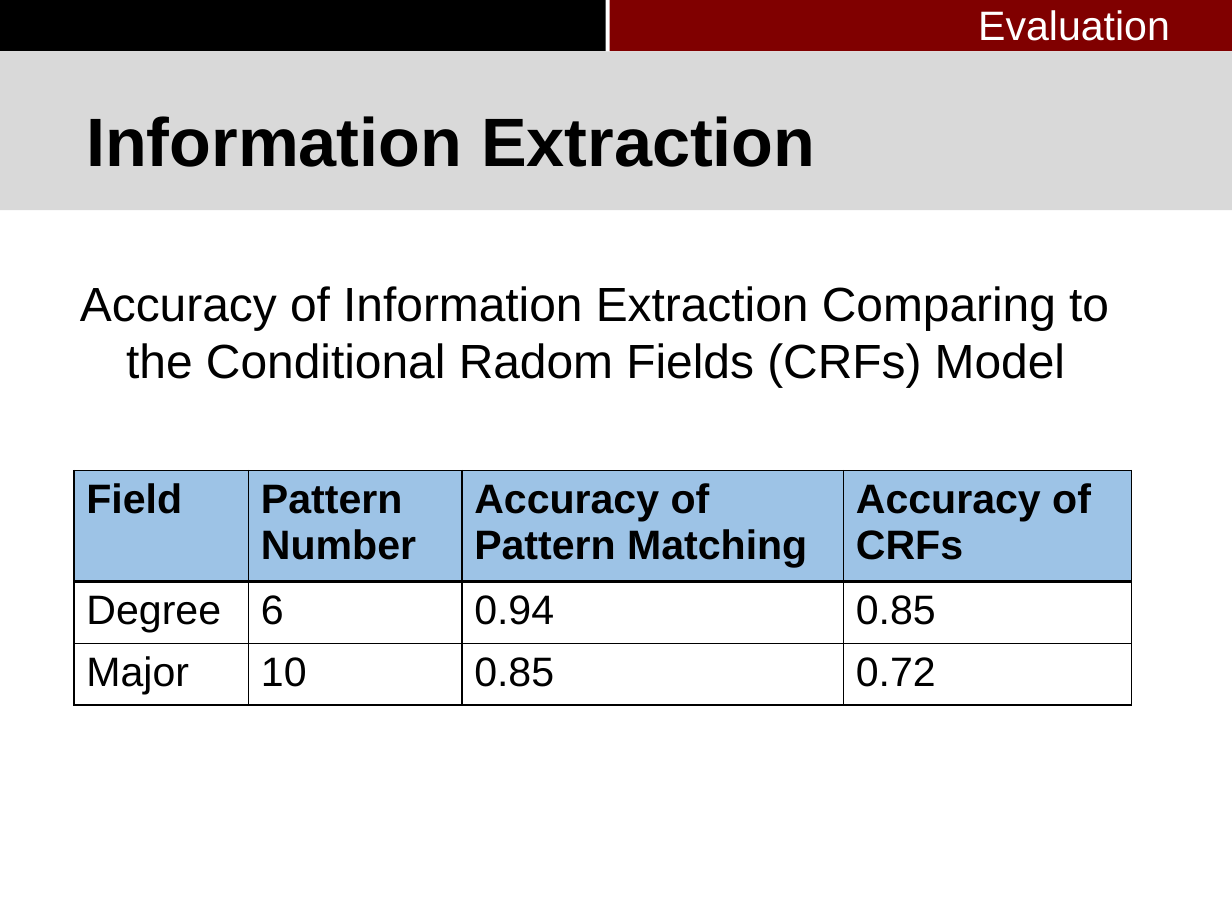
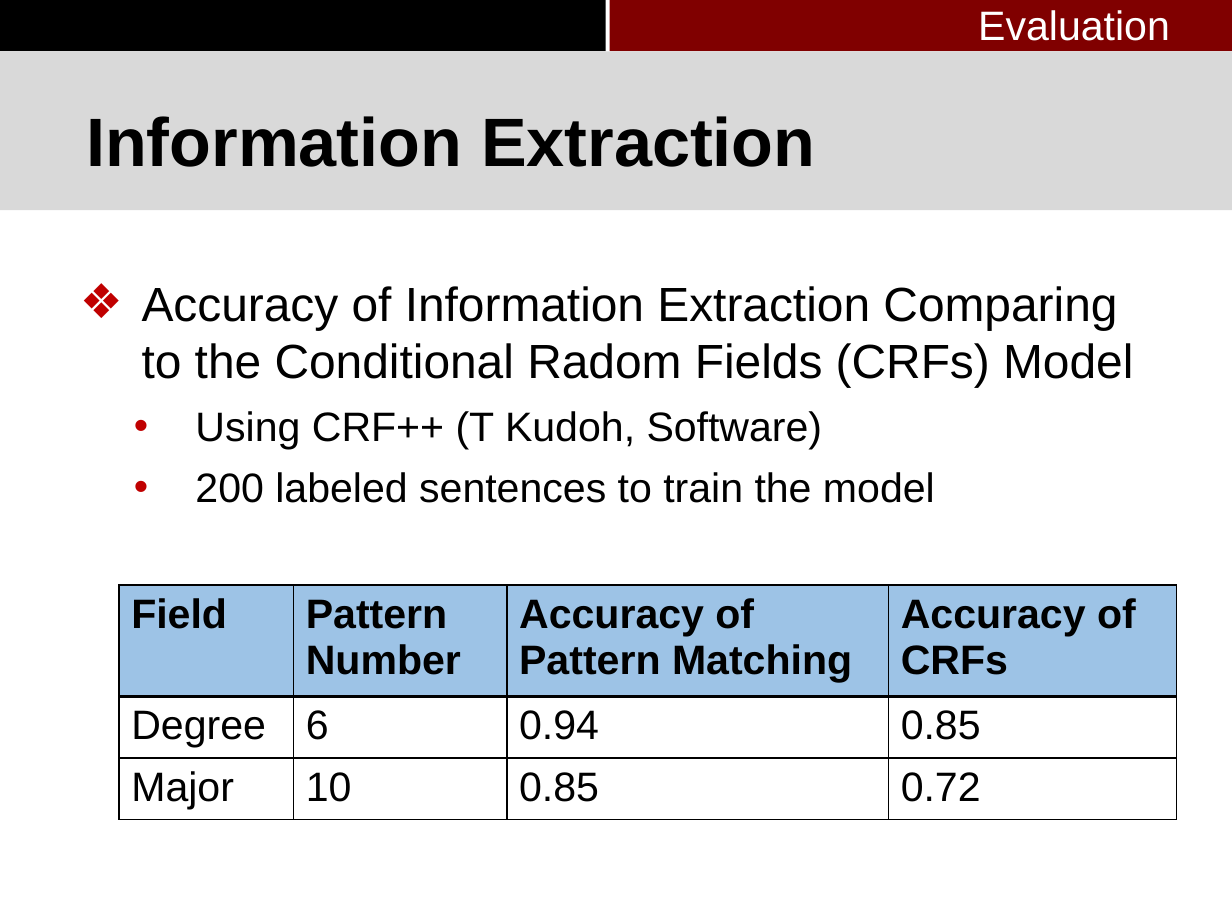
Before and after one commit to pkushiqiang/thesis, a slide deck: slide 62 of media/Master's thesis-3.pptx. Drawn at 1232x924 pixels with LibreOffice and Linux fonts; fonts in the diff are those of the drawing; background and template pictures are left out. Boxes give left, top, right and bottom in pixels: in the first picture for what was removed or moved away, otherwise in the second. Text is boxed around its words. In the diff, an @@ line names an element or a change of style, - is before the commit and + after.

```diff
--- a/media/Master's thesis-3.pptx
+++ b/media/Master's thesis-3.pptx
@@ text at (142,286,1133,387): bullet none to ❖ @@
@@ text at (195,411,935,503): paragraphs added @@
+  • Using CRF++ (T Kudoh, Software)
+  • 200 labeled sentences to train the model
@@ table: place and size @@
-table at (74,471,1132,705)
+table at (120,585,1178,819)
```
Also in this commit, not shown: 19 other slides changed, 3 slides added, 1 slide removed, 1 other file.
